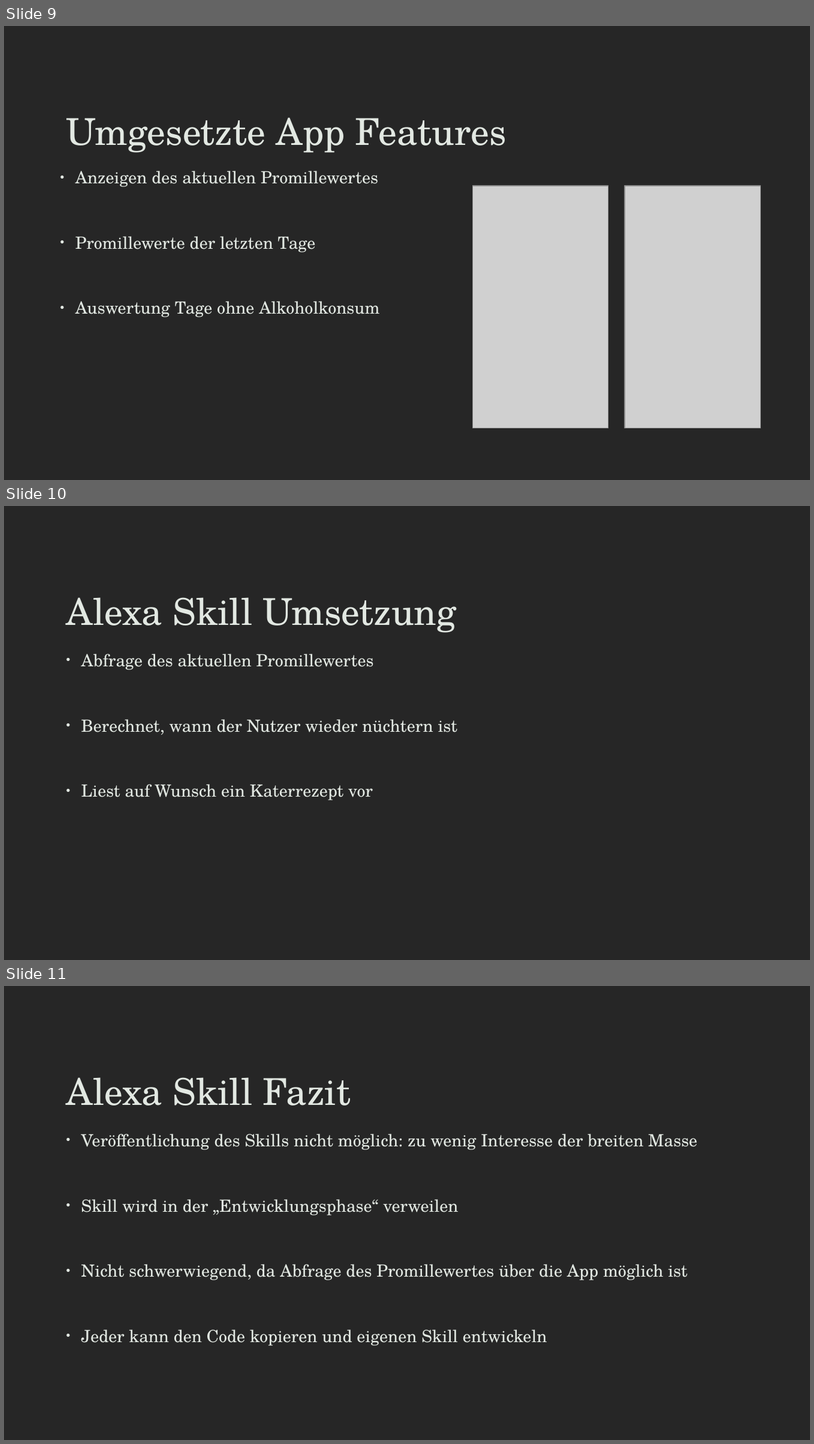
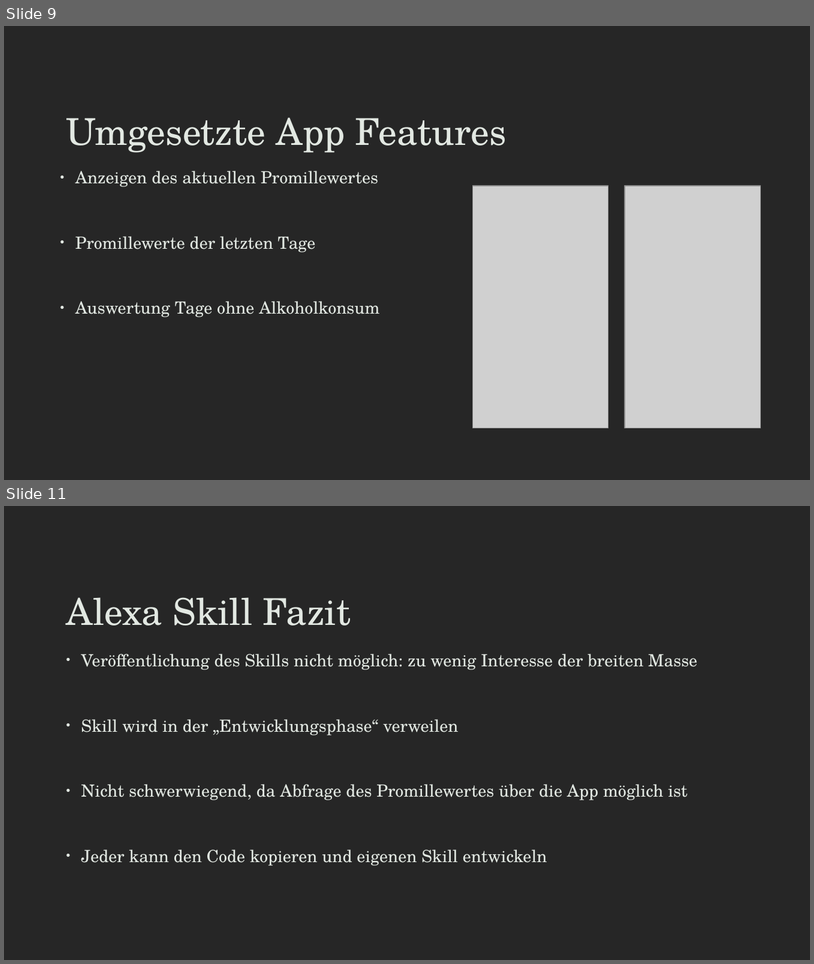
Before and after one commit to B4ldur-ts/smart-booze, a slide deck: Smartbooze_Pitch_Deck.pptx. Shown one above the other, each under a label of ours: slides 9, 10 and 11 before the commit, slides 9 and 11 after it; the slides between them are not shown. The pictures are 814x1444 and 814x964 pixels, drawn with LibreOffice and Linux fonts; fonts in the diff are those of the drawing; grey boxes stand for pictures. Boxes give left, top, right and bottom in pixels: in the first picture for what was removed or moved away, otherwise in the second. Text is boxed around its words. In the diff, an @@ line names an element or a change of style, - is before the commit and + after.

```diff
--- a/Smartbooze_Pitch_Deck.pptx
+++ b/Smartbooze_Pitch_Deck.pptx
@@ slide 10 removed at bbox=[4, 506, 810, 960], background #262626 @@
@@ title removed at bbox=[66, 597, 457, 633] @@
-Alexa Skill Umsetzung
@@ text removed at bbox=[81, 654, 458, 800] @@
-• Abfrage des aktuellen Promillewertes
-• Berechnet, wann der Nutzer wieder nüchtern ist
-• Liest auf Wunsch ein Katerrezept vor
```
Also in this commit, not shown: 3 slides changed, 1 slide added.
